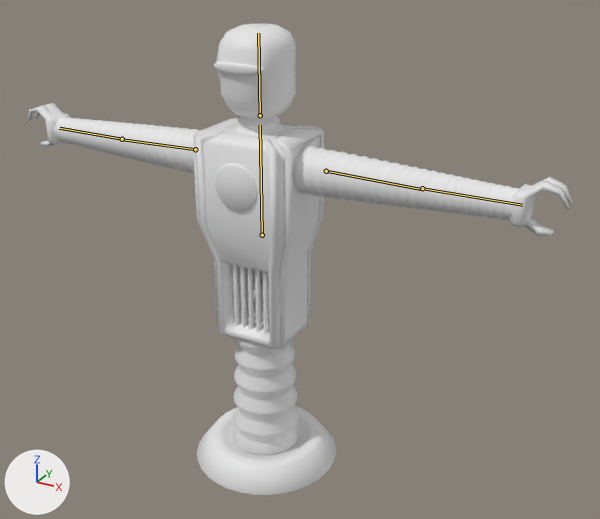
Renders of the FBX model Navigator-Davinci/Assets/Resources/Meshes/Humanoid/Shop-NPC.fbx from each side of a commit.
Before and after are seen from a camera (50 mm lens) standing at (9.33, -15.17, 12.86) and looking at (0.75, 0.43, 5.06). Lighting does not change. The marker at lower left points along +X, +Y and +Z. The bones that change are drawn over the model as lines.

In view in the first picture: 'Bars', 'Circle', 'Eye', 'Head', 'Left_Arm', 'Left_Hand', 'Light', 'Neck', 'Pad', 'Right_Arm', 'Right_Hand', 'Spring', 'Torso'.
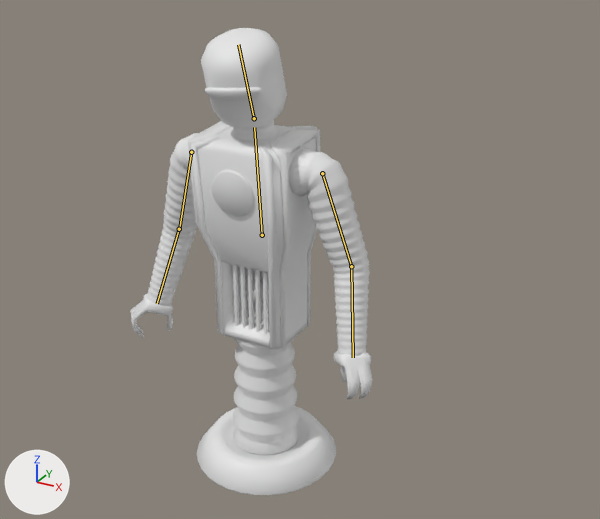
The newer file adds an action. The first version stands in its rest pose; the second is drawn at frame 35 of the action 'Armature|No'.

The edits, one by one:
Bone 'Thoracic_Spine' (bone_thoracic_spine) turns from (0, 0, 0) to (5, 0, 0) degrees about its own x, y and z.
Bone 'Head' (bone_head) turns from (0, 0, 0) to (15, 13, 2) degrees about its own x, y and z.
Bone 'Upper_Arm.R' (bone_upper_arm_r) turns from (0, 0, 0) to (0, -22, 72) degrees about its own x, y and z.
Bone 'Lower_Arm.R' (bone_lower_arm_r) turns from (0, 0, 0) to (22, -16, -9) degrees about its own x, y and z.
Bone 'Upper_Arm.L' (bone_upper_arm_l) turns from (0, 0, 0) to (0, 25, -71) degrees about its own x, y and z.
Bone 'Lower_Arm.L' (bone_lower_arm_l) turns from (0, 0, 0) to (22, 16, 9) degrees about its own x, y and z.

What differs and where, as boxes [x1, y1, x2, y2] in the pictures (600 x 519 px):
'Left_Arm', posed (64% narrower, 175% taller)
    before: [293, 146, 519, 221]
    after: [289, 148, 370, 356]
'Torso', posed
    before: [203, 123, 320, 349]
    after: [198, 125, 316, 349]
'Right_Arm', posed
    before: [54, 117, 199, 173]
    after: [147, 133, 198, 305]
'Head', posed (9% wider, 7% taller)
    before: [217, 24, 296, 118]
    after: [201, 28, 287, 129]
'Light', posed
    before: [192, 118, 324, 349]
    after: [187, 121, 320, 349]
'Left_Hand', posed (38% narrower, 17% shorter)
    before: [510, 177, 573, 236]
    after: [334, 350, 373, 399]
'Circle', posed
    before: [215, 163, 257, 211]
    after: [212, 170, 254, 216]
'Right_Hand', posed
    before: [27, 103, 70, 147]
    after: [131, 294, 173, 338]
'Eye', posed (12% wider)
    before: [214, 62, 265, 75]
    after: [205, 87, 262, 100]
'Neck', posed
    before: [235, 116, 283, 135]
    after: [230, 120, 278, 140]
bone 'Thoracic_Spine', root to tip
    before: (262, 235) to (260, 125)
    after: (262, 235) to (254, 127)
bone 'Head', root to tip
    before: (260, 115) to (258, 33)
    after: (254, 118) to (238, 44)
bone 'Upper_Arm.R', root to tip
    before: (195, 149) to (122, 139)
    after: (191, 152) to (179, 229)
bone 'Lower_Arm.R', root to tip
    before: (122, 139) to (59, 128)
    after: (179, 229) to (157, 303)
bone 'Upper_Arm.L', root to tip
    before: (326, 171) to (422, 189)
    after: (322, 173) to (351, 266)
bone 'Lower_Arm.L', root to tip
    before: (422, 188) to (522, 205)
    after: (351, 266) to (353, 357)
